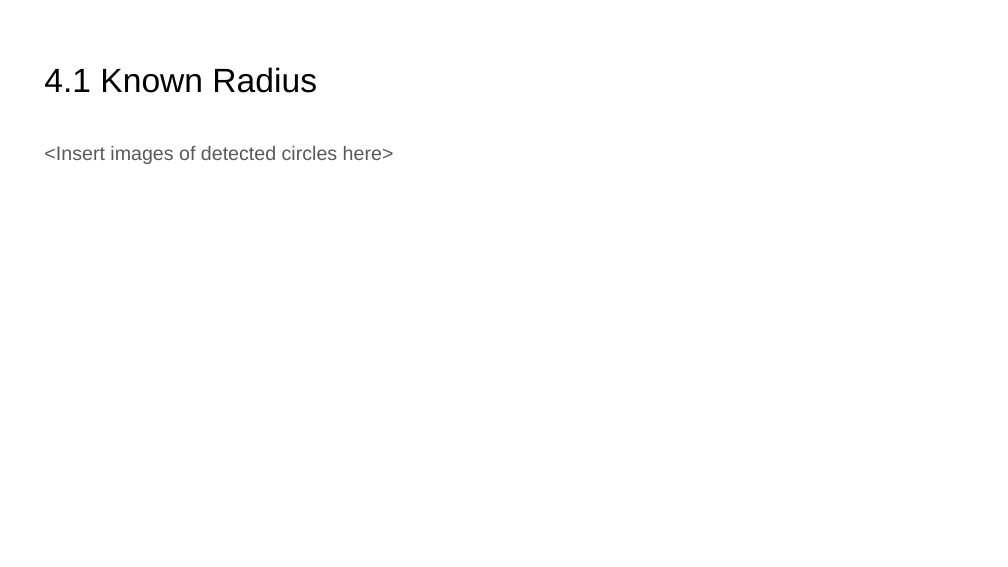
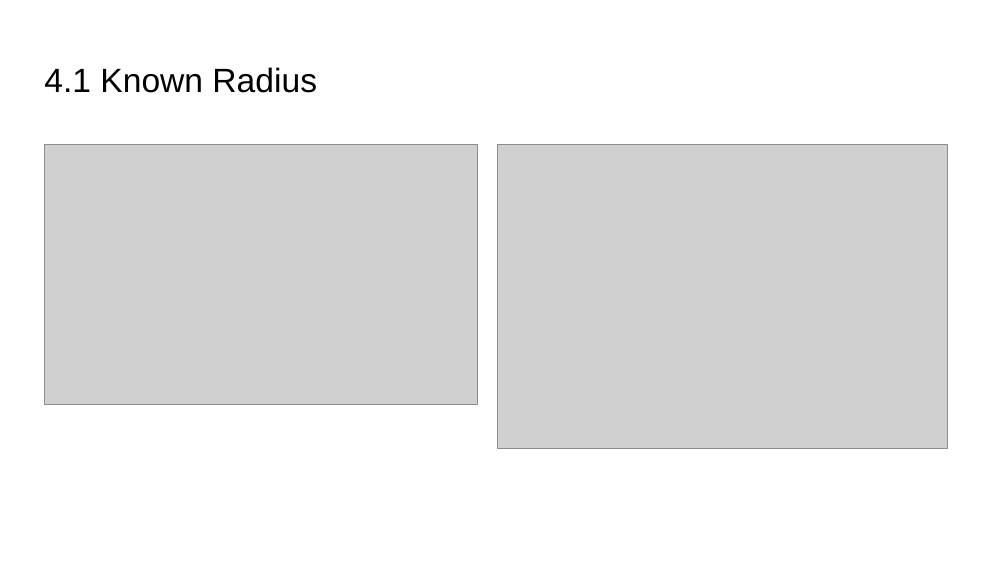
Before and after one commit to wwy305756464/Computer-Vision, a slide deck: slide 16 of HW4/PS4_template.pptx. Drawn at 1008x567 pixels with LibreOffice and Linux fonts; fonts in the diff are those of the drawing; grey boxes stand for pictures. Boxes give left, top, right and bottom in pixels: in the first picture for what was removed or moved away, otherwise in the second. Text is boxed around its words. In the diff, an @@ line names an element or a change of style, - is before the commit and + after.

```diff
--- a/HW4/PS4_template.pptx
+++ b/HW4/PS4_template.pptx
@@ text removed at (44, 146, 394, 164) @@
-<Insert images of detected circles here>
@@ picture added at (44, 144, 478, 405) @@
@@ picture added at (498, 144, 948, 449) @@
```
Also in this commit, not shown: 13 other slides changed, 1 slide added, 1 slide removed, 7 other files.
